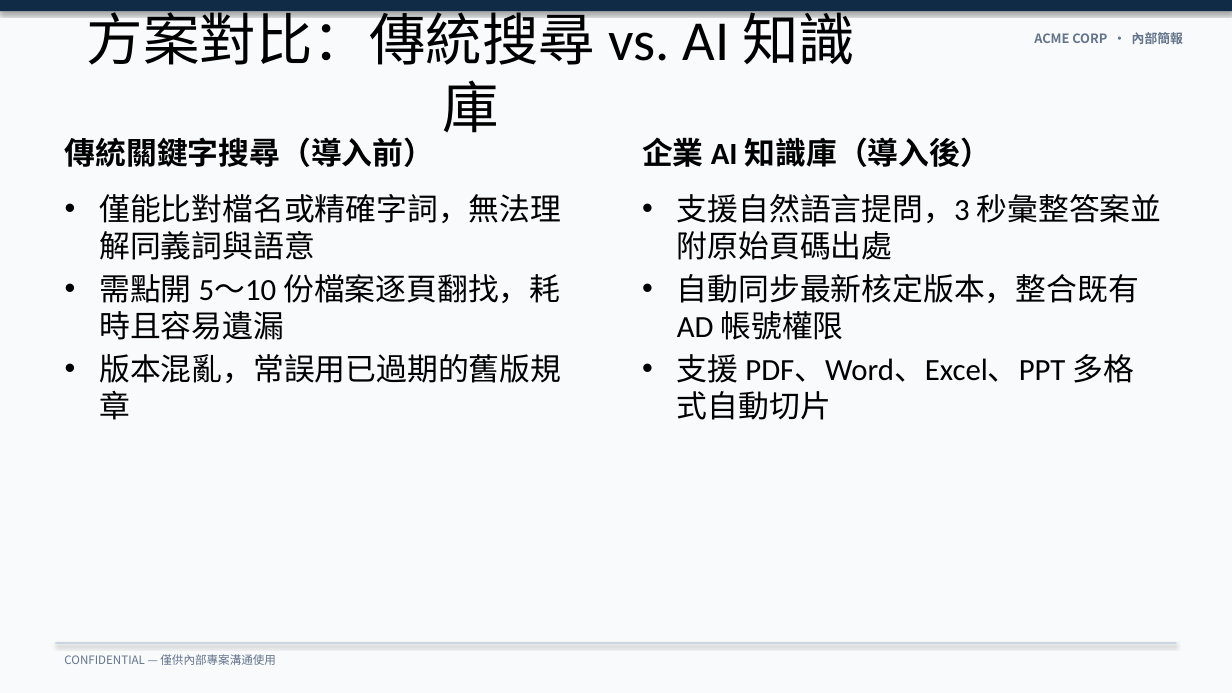
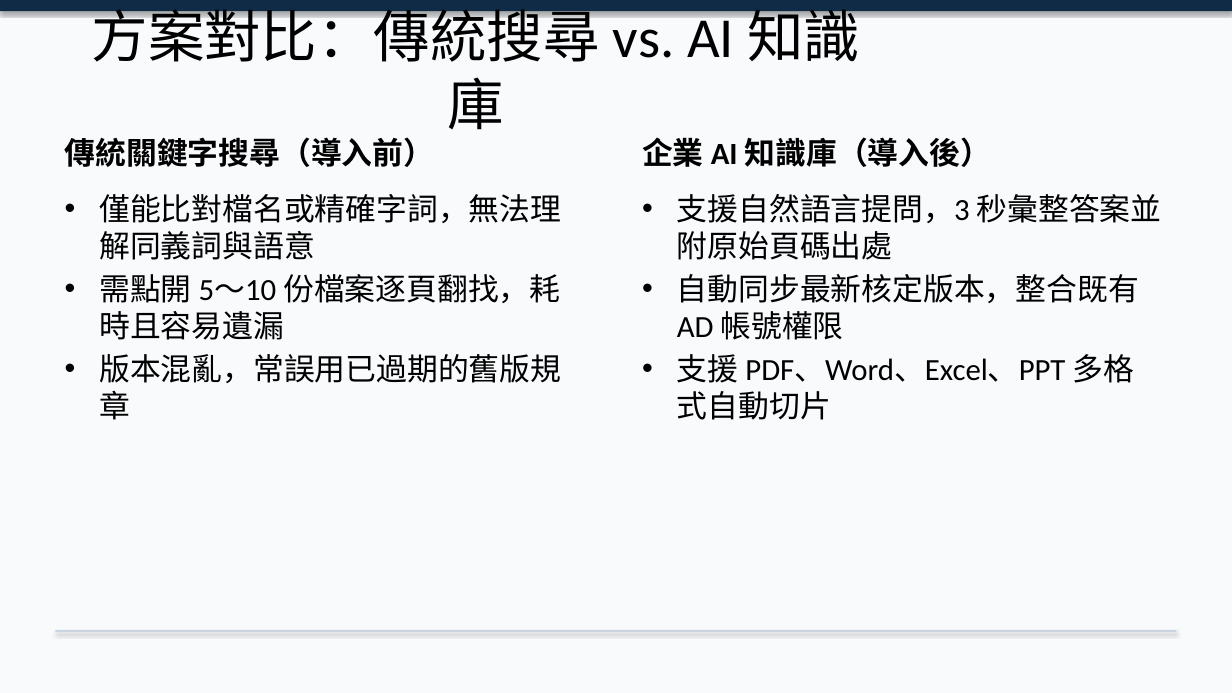
Before and after one commit to roberthsu2003/workflow-productivity, a slide deck: slide 4 of 常見的AI應用/office辦公室應用進階的對齊/pptx/母片大綱動態生成/簡報_母片動態生成示範.pptx. Drawn at 1232x693 pixels with LibreOffice and Linux fonts; fonts in the diff are those of the drawing; background and template pictures are left out. Boxes give left, top, right and bottom in pixels: in the first picture for what was removed or moved away, otherwise in the second. Text is boxed around its words. In the diff, an @@ line names an element or a change of style, - is before the commit and + after.

```diff
--- a/常見的AI應用/office辦公室應用進階的對齊/pptx/母片大綱動態生成/簡報_母片動態生成示範.pptx
+++ b/常見的AI應用/office辦公室應用進階的對齊/pptx/母片大綱動態生成/簡報_母片動態生成示範.pptx
@@ title "方案對比：傳統搜尋 vs. AI 知識庫": place and size @@
-title "方案對比：傳統搜尋 vs. AI 知識庫" at [87,3,855,133]
+title "方案對比：傳統搜尋 vs. AI 知識庫" at [92,0,860,130]
@@ text removed at [1034,32,1183,44] @@
-ACME CORP • 內部簡報
@@ rectangle: place and size @@
-rectangle at [55,642,1177,644]
+rectangle at [55,630,1177,632]
@@ text removed at [64,654,276,665] @@
-CONFIDENTIAL — 僅供內部專案溝通使用
```
Also in this commit, not shown: 5 other slides changed, 2 slides added, 5 other files.
